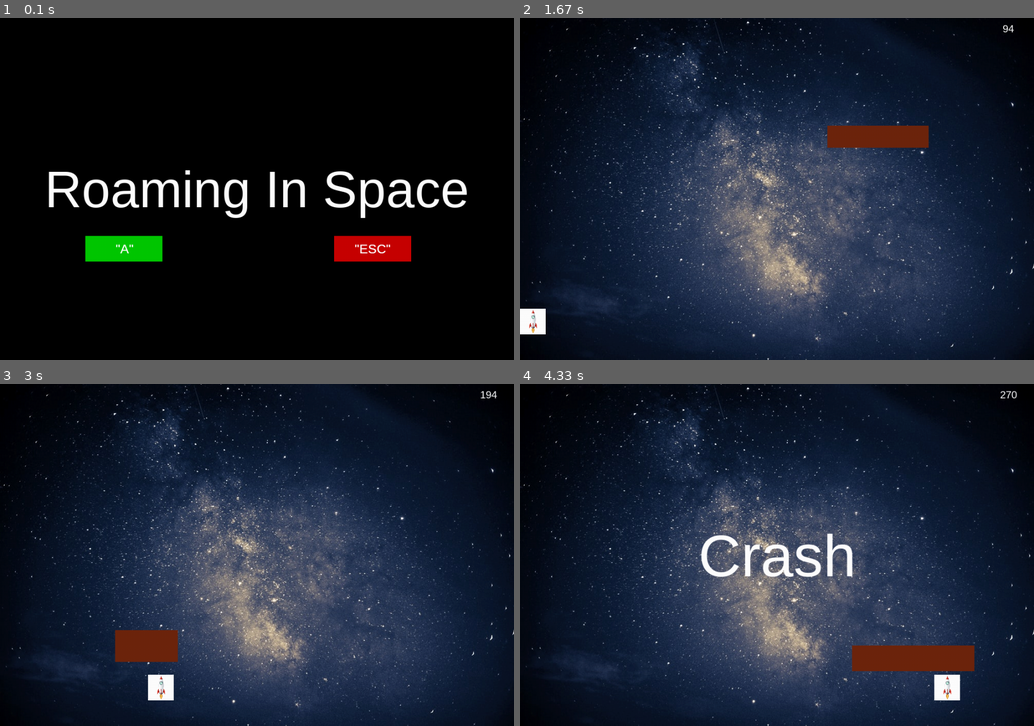
Above: before the commit, frames 1-4 (two rows, left to right).
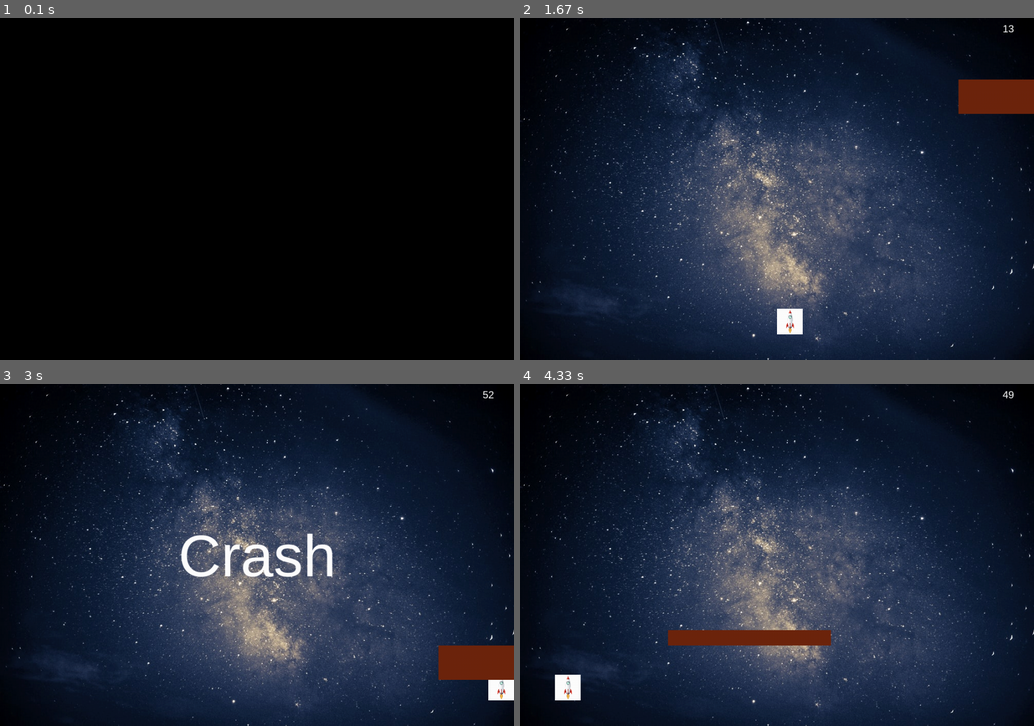
Above: after the commit, the same moments.

Repository: K-Pat/PygameProject
Game: pygame game, started from main.py
The game is run twice, just before and just after one commit, with the same random seed, the same clock (stepped at 60 frames per second) and the same inputs.
Inputs (mouse positions are in pixels of both pictures, inside the frame that each line leads up to):
- Up to frame 1 (0.1 s): no input
- Up to frame 2 (1.67 s): press the mouse at (643, 250) at 0.37 s; move the mouse to (741, 171) at 0.47 s; release the mouse at (838, 96) at 0.6 s; hold A 0.67-1.2 s; move the mouse to (936, 72) at 0.7 s; hold A 1.23-1.63 s
- Up to frame 3 (3 s): hold D 1.67-2.3 s; hold A 2.33-2.8 s; hold D from 2.83 s (still down)
- Up to frame 4 (4.33 s): release D at 3.3 s; hold D 3.33-3.8 s; hold A from 3.83 s (still down)

The runs differ from the first frame. In frame 1, 5.3% of the frame differs, in the area x 9-91%, y 44-72%; in frame 2, 3.5%; in frame 3, 4.6%; in frame 4, 5.3%.

Commit message:
COMMENTS Part one

Diff:
--- /dev/null
+++ b/highscores.txt
@@ -0,0 +1 @@
+198
--- a/main.py
+++ b/main.py
@@ -1,18 +1,10 @@
-# Import the pygame module
+#IMPORTS
+from cgitb import text
 import pygame
 import random
 import threading
 import os
 import time
-
-clock = pygame.time.Clock()
-
-pygame.init()
-
-pygame.display.set_caption("Roaming In Space")
-
-
-# Import pygame.locals for easier access to key coordinates
 from pygame.locals import (
     K_UP,
     K_DOWN,
@@ -26,41 +18,60 @@
     K_d,
 )
 
+#initialization
+clock = pygame.time.Clock()
+#Initialize Pygame
+pygame.init()
+#Setting a caption for the pygame screen
+pygame.display.set_caption("Roaming In Space")
+#opening highscores.txt with handle at the first
+highscores = open('highscores.txt', 'a+')
+
+#Variables
+#Screen Width
 SCREEN_WIDTH = 1000
+#Screen Height
 SCREEN_HEIGHT = 667
-
+running = True
+#Finds a random digit between 20 and 980 to create the
+RANDOM_X = random.randint(20, 980)
 screen = pygame.display.set_mode((SCREEN_WIDTH, SCREEN_HEIGHT))
 
+#Text Functions
 def text_objects(text, font):
     textSurface = font.render(text, True, (255,255,255))
     return textSurface, textSurface.get_rect()
-
 def message_display(text):
+    #defining font
     largeText = pygame.font.Font('ARIALUNI.TTF',115)
+    #creating text surface using text objects function
     TextSurf, TextRect = text_objects(text, largeText)
+    #text center
     TextRect.center = ((SCREEN_WIDTH/2),(SCREEN_HEIGHT/2))
-    screen.blit(TextSurf, TextRect)
-
+    #blit to screen
+    screen.blit(TextSurf, TextRect)
+    #update
     pygame.display.update()
 
-# Define constants for the screen width and height
-
+#Function to display the score NOT YET IMPLEMENTED
 def score_display(text):
+    #defining font but smaller
     smallText = pygame.font.Font('ARIALUNI.TTF',20)
     TextSurf, TextRect = text_objects(text, smallText)
     TextRect.center = ((950),(20))
     screen.blit(TextSurf, TextRect)
 
-def crash():
-    m =0
-    x = 0
-    time.sleep(0.5)
-    message_display("Crash")
-
-running = True
-
-RANDOM_X = random.randint(20, 980)
-
+#High Score Screen
+def scores_screen():
+    running = True
+    screen.fill((0,0,0))
+    largeText = pygame.font.Font('ARIALUNI.TTF',100)
+    smallText = pygame.font.Font('ARIALUNI.TTF',25)
+    TextSurf,TextRect = text_objects("High Score", largeText)
+    TextRect.center = ((10,10))
+    screen.blit(TextSurf, TextRect)
+
+#Start Menu Screen
 def start_menu(Display):
     running = True
     screen.fill((0,0,0))
@@ -69,105 +80,143 @@
     TextSurf, TextRect = text_objects(Display, largeText)
     TextRect.center = ((SCREEN_WIDTH/2),(SCREEN_HEIGHT/2))
     screen.blit(TextSurf, TextRect)
+
+    #Creating two surfaces. One yes button. One no button
     button_no = pygame.Surface((150,50))
     button_no.fill((0,255,0))
     button_yes = pygame.Surface((150,50))
     button_yes.fill((255,0,0))
 
+    #Text for the yes button
     TextSurf_button1, TextRect_button1 = text_objects('"A"', smallText)
     TextRect_button1.center = ((SCREEN_WIDTH/2),(SCREEN_HEIGHT/2))
     TextRect_button1.center = ((SCREEN_HEIGHT/4+75,SCREEN_WIDTH/4+175+25))
 
-
+    #text for the no button
     TextSurf_button2, TextRect_button2 = text_objects('"ESC"', smallText)
     TextRect_button2.center = ((SCREEN_WIDTH/2),(SCREEN_HEIGHT/2))
     TextRect_button2.center = ((650+75,SCREEN_WIDTH/4+175+25))
+
+    #fill both buttons. One is green, One is red. (RGB values)
+    #UNUSED
     button_yes.fill((255,0,0))
     button_no.fill((0,255,0))
 
+    #Creates hidden hitboxes for the buttons
     button_yes_collide = pygame.Rect((SCREEN_HEIGHT/4,SCREEN_WIDTH/4+175), (150,50))
     button_no_collide =  pygame.Rect((650,((SCREEN_WIDTH/4)+175)), (150, 50))
+
+    #creates visuals for the buttons
     pygame.draw.rect(screen, (0,200,0), (SCREEN_HEIGHT/4,SCREEN_WIDTH/4+175, 150, 50))
     pygame.draw.rect(screen, (200,0,0), ((650),((SCREEN_WIDTH/4)+175), 150, 50))
 
     while running:
+        time.sleep(0.5)
+        #constantly updating live position of mouse
         pos = pygame.mouse.get_pos()
         #screen.blit(button_no, (SCREEN_HEIGHT/4,SCREEN_WIDTH/4+175))
         #screen.blit(button_yes, (((650),((SCREEN_WIDTH/4)+175))))
+
+        #BLIT the text that was defined earlier in the function
         screen.blit(TextSurf_button1, TextRect_button1)
         screen.blit(TextSurf_button2, TextRect_button2)
+
+        #monitoring for events
         for event in pygame.event.get():
+
+            #if event type is a QUIT event then quit the program
             if event.type == pygame.QUIT:
                 pygame.quit()
                 quit()
+
+            #if event type is someone pressing a key
             if event.type == pygame.KEYDOWN:
+                #if it's A then change color of yes button to something more bright to simulate it being clicked
                 if event.key == K_a:
                     pygame.draw.rect(screen, (0,255,0), (SCREEN_HEIGHT/4,SCREEN_WIDTH/4+175, 150, 50))
+                #same as YES button but instead with the ESC key
                 if event.key == K_ESCAPE:
                     pygame.draw.rect(screen, (255,0,0), ((650),((SCREEN_WIDTH/4)+175), 150, 50))
+
+            #When someone lifts their finger of a key
             if event.type == pygame.KEYUP:
+                #if it's A then go back to normal color and initiate game loop.
                 if event.key == K_a:
                     pygame.draw.rect(screen, (0,200,0), (SCREEN_HEIGHT/4,SCREEN_WIDTH/4+175, 150, 50))
                     game_loop(True)
+                #If key ESC is brought back up then initiate quit sequence
                 if event.key==K_ESCAPE:
                     pygame.quit()
                     quit()
+
+            #if someone clicks a mouse button.
             if event.type == pygame.MOUSEBUTTONDOWN:
+                #if its a left click and the pos of the mouse collides with the invisble RECT for the YES button then engage game loop
                 if pygame.mouse.get_pressed()[0] and button_yes_collide.collidepoint(pos):
                     pygame.draw.rect(screen, (0,255,0), (SCREEN_HEIGHT/4,SCREEN_WIDTH/4+175, 150, 50))
                     game_loop(True)
+                #if its a left click and the pos of the mouse collides with the invisible RECT for the NO button then enngage quit sequence
                 if pygame.mouse.get_pressed()[0] and button_no_collide.collidepoint(pos):
                     pygame.draw.rect(screen, (255,0,0), ((650),((SCREEN_WIDTH/4)+175), 150, 50))
                     pygame.quit()
                     quit()
 
+        #update
         pygame.display.update()
+        #lock FPS max at 15
         clock.tick(15)
 
 
-def score_dodged(count):
-    font = pygame.font.SysFont("ARIALUNI.TTF", 25)
-    s = "Dodged: " + str(count)
-    x = font.render(s, True, (255,255,255))
-    smallText = pygame.font.Font('ARIALUNI.TTF',20)
-    TextSurf, TextRect = text_objects(x, smallText)
-    TextRect.center = ((15,15))
-    screen.blit(TextSurf, TextRect)
-
+#Main game loop
 def game_loop(running):
+    #Velocity of the meteors
     velocity = 12
-
-
+    #list for the highest scores
+    scores = []
+    #random X value for the positioning of the meteor
     RANDOM_X = random.randint(20, 980)
+    #random X value for the second meteor position on the X plane.
     RANDOM_X_TWO = random.randint(20,980)
+    #Change for the X position of the sprite. ADDED ONTO X which is used to BLIT the sprite
     x_change = 0
-    x_change_TWO = 0
+    #change for the y position of the meteor. ADDED ONTO M which is then used to BLIT the meteor
     meteor_change = 0
-    meteor_change_TWO = 0
+    #The variable used to blit the meteor's Y position on the screen
     m = 0
+    #The variable used to blit the second meteor's positon on the Y screen
     m_TWO = 667
+    #used as a dummy value to slow down the movement of the meteor to be seen by the user
     c = 0
-    c_TWO = 0
+    #Random Height for the meteor
     meteor_width = random.randint(80,350)
+    #Random width for the meteor
     meteor_height = random.randint(30,75)
-    meteor_width_TWO = random.randint(80,350)
-    meteor_height_TWO = random.randint(30,75)
-    SCREEN_WIDTH = 1000
-    SCREEN_HEIGHT = 667
+    #Loading the background image for the game screen
     bg = pygame.image.load("space.jpeg").convert_alpha()
-
+    #Loading in the sprite image for the rocket
     sprite = pygame.image.load("rocket.jpeg").convert_alpha()
+    #scaling the sprite down to 50 by 50 pixels
     sprite = pygame.transform.scale(sprite, (50, 50))
 
+    #middle of the screen (x-position of the sprite)
     x = SCREEN_WIDTH/2
+
+    #y-position of the sprite
     y = SCREEN_HEIGHT-100
 
+    #initial score
     score = 0
+    #initial amount of meteor's dodged
     dodged = 0
+
     while running:
         #score_dodged(dodged)
+
+        #define the surface for the meteor
         meteor = pygame.Surface((meteor_width,meteor_height))
         #meteor_TWO = pygame.Surface((meteor_width_TWO, meteor_height_TWO))
+
+        #fill the meteor with brown
         meteor.fill((110, 38, 14))
         screen.blit(bg, (0, 0))
         screen.blit(sprite, (x, y))
@@ -176,14 +225,13 @@
         scoreString = str(score)
         score_display(scoreString)
 
-
         # for loop through the event queue
         for event in pygame.event.get():
             # Check for KEYDOWN event
             if event.type == KEYDOWN:
                 # If the Esc key is pressed, then exit the main loop
                 if event.key == K_ESCAPE:
-                    running = False
+                    start_menu("Continue?")
                 # If the 'a' key is pressed: Move the sprite left:
                 if event.key == K_a:
                     x_change = -12
@@ -234,6 +282,8 @@
                 #time.sleep(0.5)
                 message_display("Crash")
                 time.sleep(1)
+                scores.append(score)
+                bubble_sort(scores)
                 score = 0
                 RANDOM_X = random.randint(20,700)
                 meteor_width = random.randint(80, 350)
@@ -243,9 +293,32 @@
                 meteor_width_TWO = random.randint(80,350)
                 meteor_height_TWO = random.randint(30,75)
 
-
         pygame.display.update()
         score+=1
         clock.tick(75)
 
-start_menu("Roaming In Space")
+#Algorithm Functions
+def score_dodged(count):
+    font = pygame.font.SysFont("ARIALUNI.TTF", 25)
+    s = "Dodged: " + str(count)
+    x = font.render(s, True, (255,255,255))
+    smallText = pygame.font.Font('ARIALUNI.TTF',20)
+    TextSurf, TextRect = text_objects(x, smallText)
+    TextRect.center = ((15,15))
+    screen.blit(TextSurf, TextRect)
+
+def bubble_sort(args):
+    n = len(args)
+    swapped = False
+    for i in range(n-1):
+        for j in range(0,n-i-1):
+            if args[j] > args[j+1]:
+                swapped = True
+                args[j],args[j+1] = args[j+1],args[j]
+        if not swapped:
+            return
+
+
+
+if __name__ == "__main__":
+    start_menu("Roaming In Space")
Not shown, changed: README.md
